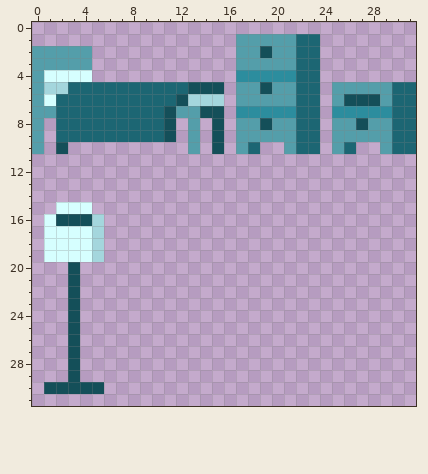
Pixel-art sprite -- Assets/Art/Props/Props_Bedroom.png. This is how it looked before the edit.
The file is 32x32 pixels.
The result:
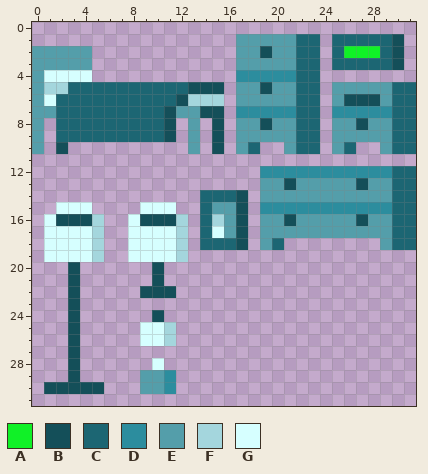
Palette (. is transparent): A #10f127  B #144f59  C #1c6673  D #2c8d9e  E #549eaa  F #a4d6dd  G #d6ffff
The commit says: Added new elements to the bedroom's sprite and sliced them
Edits made:
The author put colour A in row 2 at x 26 to 28.
The author put colour B in rows 1 to 3 at x 30; in row 13 at x 21 and 27; in rows 14 to 15 at x 17; in row 16 at x 9 to 11, 17, 21 and 27; in rows 17 to 18 at x 17; in rows 20 to 21 at x 10.
The author put colour B in row 22 at x 9 to 11; in row 24 at x 10.
The author put colour C in row 1 at x 25 to 29; in row 2 at x 25 and 29; in row 3 at x 25 to 29; in rows 12 to 13 at x 30 to 31; in row 14 at x 14 to 16 and 30 to 31; in rows 15 to 17 at x 14 and 30 to 31.
The author put colour C in row 18 at x 14 to 16, 20 and 30 to 31.
The author put colour D in row 12 at x 19 to 29; in row 15 at x 19 to 29; in rows 29 to 30 at x 11.
The author put colour E in row 13 at x 19 to 20, 22 to 26 and 28 to 29; in row 14 at x 19 to 29; in row 15 at x 15 to 16; in row 16 at x 16, 19 to 20, 22 to 26 and 28 to 29; in row 17 at x 16 and 19 to 29; in row 18 at x 19 and 29.
The author put colour E in rows 29 to 30 at x 9 to 10.
The author put colour F in row 16 at x 12 and 15; in rows 17 to 19 at x 12; in rows 25 to 26 at x 11.
The author put colour G in row 15 at x 9 to 11; in row 16 at x 8; in row 17 at x 8 to 11 and 15; in rows 18 to 19 at x 8 to 11; in rows 25 to 26 at x 9 to 10; in row 28 at x 10.
